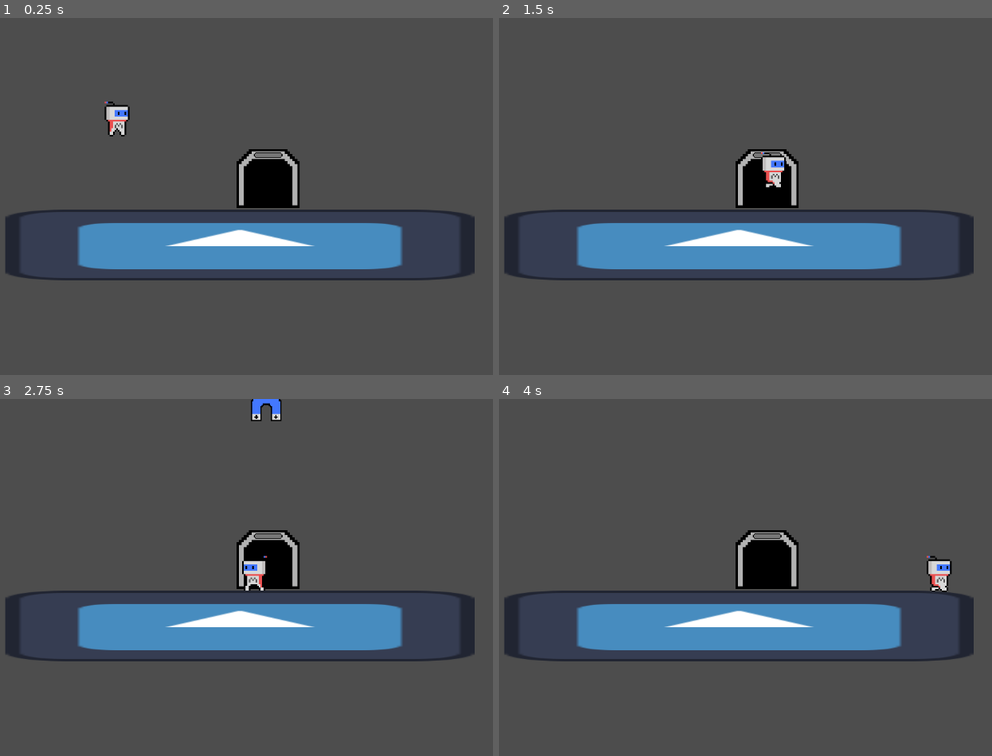
Above: before the commit, frames 1-4 (two rows, left to right).
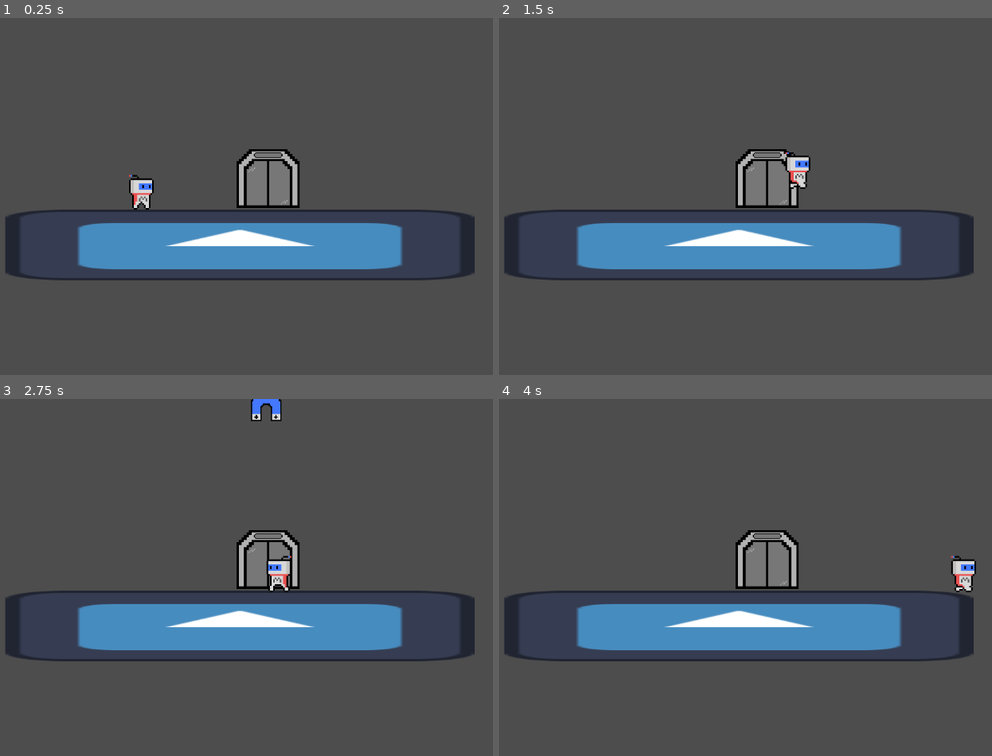
Above: after the commit, the same moments.

Repository: mrshark3959/Magnettwins-GODOT
Game: Godot game, scene res://Scenes/Elevator.tscn
Same seed, same stepped clock (60 frames per second), same inputs: the game is played once before the commit and once after it. This scene is started directly instead of the project's main scene. The engine's default icon, where the game draws it, is replaced by a stand-in: a white triangle on a blue panel in a dark square.
Inputs:
- Up to frame 1 (0.25 s): no input
- Up to frame 2 (1.5 s): hold Right (right) from 0.53 s (still down); tap A (a) at 0.6 s; tap Up (up) at 0.77, 1.07 s; tap D (d) at 0.8, 1.35 s
- Up to frame 3 (2.75 s): tap Up (up) at 1.52, 1.82 s; tap S (s) at 1.55, 2.1 s; release Right (right) at 2.03 s; hold Left (left) from 2.03 s (still down); hold Space (space) from 2.03 s (still down)
- Up to frame 4 (4 s): release Left (left) at 2.78 s; release Space (space) at 2.78 s; hold Right (right) from 2.78 s (still down); tap Space (space) at 2.85 s; tap Up (up) at 3.02, 3.32, 3.77, 3.8 s; tap W (w) at 3.05, 3.6 s

The runs differ from the first frame. In frame 1, 1.7% of the frame differs, in the area x 21-59%, y 23-54%; in frame 2, 1.5%; in frame 3, 1.1%; in frame 4, 1.8%, in the area x 49-97%, y 40-55%.

Commit message:
Clipping Mask
Elevator Is Done (for now)!

Diff:
--- a/Scenes/Elevator.tscn
+++ b/Scenes/Elevator.tscn
@@ -9,6 +9,225 @@
 [ext_resource type="Script" path="res://Scripts/trigger.gd" id="7_7mbu2"]
 [ext_resource type="SpriteFrames" uid="uid://h7ue3dx2nolj" path="res://Assets/MagPulse.tres" id="8_8dqpj"]
 [ext_resource type="SpriteFrames" uid="uid://yn27qc0xqumh" path="res://Assets/Sprites (Characters) (2)/Farus/Ferrus.tres" id="9_d5o4m"]
+[ext_resource type="Texture2D" uid="uid://by42a0rvfs5ta" path="res://Assets/image (20).png" id="10_uouxa"]
+
+[sub_resource type="AtlasTexture" id="AtlasTexture_ialgx"]
+atlas = ExtResource("10_uouxa")
+region = Rect2(0, 0, 100, 100)
+
+[sub_resource type="AtlasTexture" id="AtlasTexture_fo788"]
+atlas = ExtResource("10_uouxa")
+region = Rect2(100, 0, 100, 100)
+
+[sub_resource type="AtlasTexture" id="AtlasTexture_jlcof"]
+atlas = ExtResource("10_uouxa")
+region = Rect2(200, 0, 100, 100)
+
+[sub_resource type="AtlasTexture" id="AtlasTexture_8vor7"]
+atlas = ExtResource("10_uouxa")
+region = Rect2(300, 0, 100, 100)
+
+[sub_resource type="AtlasTexture" id="AtlasTexture_wqj0p"]
+atlas = ExtResource("10_uouxa")
+region = Rect2(400, 0, 100, 100)
+
+[sub_resource type="AtlasTexture" id="AtlasTexture_ie7pn"]
+atlas = ExtResource("10_uouxa")
+region = Rect2(0, 100, 100, 100)
+
+[sub_resource type="AtlasTexture" id="AtlasTexture_p5lus"]
+atlas = ExtResource("10_uouxa")
+region = Rect2(100, 100, 100, 100)
+
+[sub_resource type="AtlasTexture" id="AtlasTexture_pxc8h"]
+atlas = ExtResource("10_uouxa")
+region = Rect2(200, 100, 100, 100)
+
+[sub_resource type="AtlasTexture" id="AtlasTexture_cr4f5"]
+atlas = ExtResource("10_uouxa")
+region = Rect2(300, 100, 100, 100)
+
+[sub_resource type="AtlasTexture" id="AtlasTexture_gvqld"]
+atlas = ExtResource("10_uouxa")
+region = Rect2(400, 100, 100, 100)
+
+[sub_resource type="AtlasTexture" id="AtlasTexture_ka8q2"]
+atlas = ExtResource("10_uouxa")
+region = Rect2(0, 200, 100, 100)
+
+[sub_resource type="AtlasTexture" id="AtlasTexture_8xrat"]
+atlas = ExtResource("10_uouxa")
+region = Rect2(100, 200, 100, 100)
+
+[sub_resource type="AtlasTexture" id="AtlasTexture_g1dgb"]
+atlas = ExtResource("10_uouxa")
+region = Rect2(200, 200, 100, 100)
+
+[sub_resource type="AtlasTexture" id="AtlasTexture_rlm7s"]
+atlas = ExtResource("10_uouxa")
+region = Rect2(300, 200, 100, 100)
+
+[sub_resource type="AtlasTexture" id="AtlasTexture_7q1lc"]
+atlas = ExtResource("10_uouxa")
+region = Rect2(400, 200, 100, 100)
+
+[sub_resource type="AtlasTexture" id="AtlasTexture_su0r1"]
+atlas = ExtResource("10_uouxa")
+region = Rect2(0, 300, 100, 100)
+
+[sub_resource type="AtlasTexture" id="AtlasTexture_sahge"]
+atlas = ExtResource("10_uouxa")
+region = Rect2(100, 300, 100, 100)
+
+[sub_resource type="AtlasTexture" id="AtlasTexture_g2ost"]
+atlas = ExtResource("10_uouxa")
+region = Rect2(200, 300, 100, 100)
+
+[sub_resource type="AtlasTexture" id="AtlasTexture_m77vi"]
+atlas = ExtResource("10_uouxa")
+region = Rect2(300, 300, 100, 100)
+
+[sub_resource type="AtlasTexture" id="AtlasTexture_nani0"]
+atlas = ExtResource("10_uouxa")
+region = Rect2(400, 300, 100, 100)
+
+[sub_resource type="AtlasTexture" id="AtlasTexture_d42j3"]
+atlas = ExtResource("10_uouxa")
+region = Rect2(0, 400, 100, 100)
+
+[sub_resource type="AtlasTexture" id="AtlasTexture_80tyl"]
+atlas = ExtResource("10_uouxa")
+region = Rect2(100, 400, 100, 100)
+
+[sub_resource type="AtlasTexture" id="AtlasTexture_gg24a"]
+atlas = ExtResource("10_uouxa")
+region = Rect2(200, 400, 100, 100)
+
+[sub_resource type="AtlasTexture" id="AtlasTexture_v7cml"]
+atlas = ExtResource("10_uouxa")
+region = Rect2(300, 400, 100, 100)
+
+[sub_resource type="AtlasTexture" id="AtlasTexture_nga0i"]
+atlas = ExtResource("10_uouxa")
+region = Rect2(400, 400, 100, 100)
+
+[sub_resource type="AtlasTexture" id="AtlasTexture_nebpr"]
+atlas = ExtResource("10_uouxa")
+region = Rect2(0, 500, 100, 100)
+
+[sub_resource type="AtlasTexture" id="AtlasTexture_ydj57"]
+atlas = ExtResource("10_uouxa")
+region = Rect2(100, 500, 100, 100)
+
+[sub_resource type="AtlasTexture" id="AtlasTexture_sr0it"]
+atlas = ExtResource("10_uouxa")
+region = Rect2(200, 500, 100, 100)
+
+[sub_resource type="AtlasTexture" id="AtlasTexture_hpygl"]
+atlas = ExtResource("10_uouxa")
+region = Rect2(300, 500, 100, 100)
+
+[sub_resource type="AtlasTexture" id="AtlasTexture_7ut66"]
+atlas = ExtResource("10_uouxa")
+region = Rect2(400, 500, 100, 100)
+
+[sub_resource type="SpriteFrames" id="SpriteFrames_82mfr"]
+animations = [{
+"frames": [{
+"duration": 1.0,
+"texture": SubResource("AtlasTexture_ialgx")
+}, {
+"duration": 1.0,
+"texture": SubResource("AtlasTexture_fo788")
+}, {
+"duration": 1.0,
+"texture": SubResource("AtlasTexture_jlcof")
+}, {
+"duration": 1.0,
+"texture": SubResource("AtlasTexture_8vor7")
+}, {
+"duration": 1.0,
+"texture": SubResource("AtlasTexture_wqj0p")
+}, {
+"duration": 1.0,
+"texture": SubResource("AtlasTexture_ie7pn")
+}, {
+"duration": 1.0,
+"texture": SubResource("AtlasTexture_p5lus")
+}, {
+"duration": 1.0,
+"texture": SubResource("AtlasTexture_pxc8h")
+}, {
+"duration": 1.0,
+"texture": SubResource("AtlasTexture_cr4f5")
+}, {
+"duration": 1.0,
+"texture": SubResource("AtlasTexture_gvqld")
+}, {
+"duration": 1.0,
+"texture": SubResource("AtlasTexture_ka8q2")
+}, {
+"duration": 1.0,
+"texture": SubResource("AtlasTexture_8xrat")
+}, {
+"duration": 1.0,
+"texture": SubResource("AtlasTexture_g1dgb")
+}, {
+"duration": 1.0,
+"texture": SubResource("AtlasTexture_rlm7s")
+}, {
+"duration": 1.0,
+"texture": SubResource("AtlasTexture_7q1lc")
+}, {
+"duration": 1.0,
+"texture": SubResource("AtlasTexture_su0r1")
+}, {
+"duration": 1.0,
+"texture": SubResource("AtlasTexture_sahge")
+}, {
+"duration": 1.0,
+"texture": SubResource("AtlasTexture_g2ost")
+}, {
+"duration": 1.0,
+"texture": SubResource("AtlasTexture_m77vi")
+}, {
+"duration": 1.0,
+"texture": SubResource("AtlasTexture_nani0")
+}, {
+"duration": 1.0,
+"texture": SubResource("AtlasTexture_d42j3")
+}, {
+"duration": 1.0,
+"texture": SubResource("AtlasTexture_80tyl")
+}, {
+"duration": 1.0,
+"texture": SubResource("AtlasTexture_gg24a")
+}, {
+"duration": 1.0,
+"texture": SubResource("AtlasTexture_v7cml")
+}, {
+"duration": 1.0,
+"texture": SubResource("AtlasTexture_nga0i")
+}, {
+"duration": 1.0,
+"texture": SubResource("AtlasTexture_nebpr")
+}, {
+"duration": 1.0,
+"texture": SubResource("AtlasTexture_ydj57")
+}, {
+"duration": 1.0,
+"texture": SubResource("AtlasTexture_sr0it")
+}, {
+"duration": 1.0,
+"texture": SubResource("AtlasTexture_hpygl")
+}, {
+"duration": 1.0,
+"texture": SubResource("AtlasTexture_7ut66")
+}],
+"loop": false,
+"name": &"ClippingMaskClose",
+"speed": 13.0
+}]
 
 [sub_resource type="AtlasTexture" id="AtlasTexture_d7shy"]
 atlas = ExtResource("1_swr5k")
@@ -438,21 +657,21 @@
 [sub_resource type="RectangleShape2D" id="RectangleShape2D_yi13f"]
 size = Vector2(5.45685, 18.5202)
 
+[sub_resource type="RectangleShape2D" id="RectangleShape2D_vnc77"]
+size = Vector2(419, 125)
+
+[sub_resource type="RectangleShape2D" id="RectangleShape2D_kuyk0"]
+
+[sub_resource type="CircleShape2D" id="CircleShape2D_qicj7"]
+radius = 13.0011
+
+[sub_resource type="RectangleShape2D" id="RectangleShape2D_22wwj"]
+
 [sub_resource type="CapsuleShape2D" id="CapsuleShape2D_t5a0a"]
 radius = 2.69926
 height = 20.418
 
 [sub_resource type="RectangleShape2D" id="RectangleShape2D_xr6dw"]
-
-[sub_resource type="RectangleShape2D" id="RectangleShape2D_vnc77"]
-size = Vector2(419, 125)
-
-[sub_resource type="RectangleShape2D" id="RectangleShape2D_kuyk0"]
-
-[sub_resource type="CircleShape2D" id="CircleShape2D_qicj7"]
-radius = 13.0011
-
-[sub_resource type="RectangleShape2D" id="RectangleShape2D_22wwj"]
 
 [node name="Node2D" type="Node2D"]
 
@@ -461,10 +680,24 @@
 scale = Vector2(1.51186, 1.51186)
 script = ExtResource("1_tkq84")
 
+[node name="Clipping Mask" type="AnimatedSprite2D" parent="Nextlevel"]
+modulate = Color(0, 0, 0, 0)
+self_modulate = Color(0, 0, 0, 1)
+top_level = true
+clip_children = 2
+position = Vector2(211, -4)
+scale = Vector2(1.83065, 1.68351)
+sprite_frames = SubResource("SpriteFrames_82mfr")
+animation = &"ClippingMaskClose"
+frame = 29
+frame_progress = 1.0
+
 [node name="OpenClose" type="AnimatedSprite2D" parent="Nextlevel"]
 texture_filter = 1
 sprite_frames = SubResource("SpriteFrames_2kfw6")
 animation = &"Elevator Close"
+frame = 30
+frame_progress = 1.0
 
 [node name="CollisionShape2D" type="CollisionShape2D" parent="Nextlevel"]
 position = Vector2(0, 23.1503)
@@ -474,30 +707,6 @@
 
 [node name="Camera2D" type="Camera2D" parent="."]
 position = Vector2(41, 25)
-
-[node name="Magnus" type="CharacterBody2D" parent="." groups=["Player", "Player1"]]
-position = Vector2(-59, -148)
-scale = Vector2(3, 3)
-script = ExtResource("3_oh86p")
-
-[node name="CollisionShape2D" type="CollisionShape2D" parent="Magnus" groups=["Player1"]]
-position = Vector2(-1.33333, 1.66667)
-scale = Vector2(2.46981, -1.14278)
-shape = SubResource("CapsuleShape2D_t5a0a")
-
-[node name="Area2D" type="Area2D" parent="Magnus" groups=["Player", "Player1"]]
-scale = Vector2(0.5, 0.5)
-gravity_space_override = 3
-
-[node name="CollisionShape2D" type="CollisionShape2D" parent="Magnus/Area2D" groups=["Player1"]]
-shape = SubResource("RectangleShape2D_xr6dw")
-
-[node name="Texture" type="AnimatedSprite2D" parent="Magnus"]
-texture_filter = 1
-sprite_frames = ExtResource("4_e5d5d")
-animation = &"walk"
-autoplay = "default"
-frame_progress = 0.252259
 
 [node name="Floor" type="StaticBody2D" parent="."]
 position = Vector2(-135, 113)
@@ -570,6 +779,30 @@
 [node name="CollisionShape2D" type="CollisionShape2D" parent="Ferrus/MainBodyF" groups=["Player", "Player2"]]
 shape = SubResource("RectangleShape2D_kuyk0")
 
+[node name="Magnus" type="CharacterBody2D" parent="." groups=["Player", "Player1"]]
+position = Vector2(-15, -4)
+scale = Vector2(3, 3)
+script = ExtResource("3_oh86p")
+
+[node name="CollisionShape2D" type="CollisionShape2D" parent="Magnus" groups=["Player1"]]
+position = Vector2(-1.33333, 1.66667)
+scale = Vector2(2.46981, -1.14278)
+shape = SubResource("CapsuleShape2D_t5a0a")
+
+[node name="Area2D" type="Area2D" parent="Magnus" groups=["Player", "Player1"]]
+scale = Vector2(0.5, 0.5)
+gravity_space_override = 3
+
+[node name="CollisionShape2D" type="CollisionShape2D" parent="Magnus/Area2D" groups=["Player1"]]
+shape = SubResource("RectangleShape2D_xr6dw")
+
+[node name="Texture" type="AnimatedSprite2D" parent="Magnus"]
+texture_filter = 1
+sprite_frames = ExtResource("4_e5d5d")
+animation = &"walk"
+autoplay = "default"
+frame_progress = 0.252259
+
 [connection signal="area_entered" from="Nextlevel" to="Nextlevel" method="_on_area_entered"]
 [connection signal="area_exited" from="Nextlevel" to="Nextlevel" method="_on_area_exited"]
 [connection signal="animation_finished" from="Nextlevel/OpenClose" to="Nextlevel" method="_on_open_close_animation_finished"]
--- a/Scenes/nextlevel.gd
+++ b/Scenes/nextlevel.gd
@@ -9,7 +9,7 @@
 # Variables to track player presence in the elevator
 var player1_in_elevator = false
 var player2_in_elevator = false
-
+@onready var clippingmask = $"Clipping Mask"
 func _on_area_entered(area: Area2D) -> void:
 	if area.is_in_group("Player1"):
 		player1_in_elevator = true
@@ -51,7 +51,12 @@
 
 func _on_open_close_animation_finished() -> void:
 	if sprite.animation == "Elevator Open":
+		for player in get_tree().get_nodes_in_group("Player"):
+			player.get_parent().remove_child(player)  # Detach from current parent
+			clippingmask.add_child(player)  # Add to the clipping mask
+			player.position -= clippingmask.global_position
 		sprite.play("Elevator Close")
+		clippingmask.play("ClippingMaskClose")
 	elif sprite.animation == "Elevator Close":
 		for player in get_tree().get_nodes_in_group("Player"):
 			player.visible = false
Binary file added: Assets/image (20).png
Not shown, added: Assets/image (20).png.import
Not shown: 1 places in Scenes/Elevator.tscn that only renumber resources
